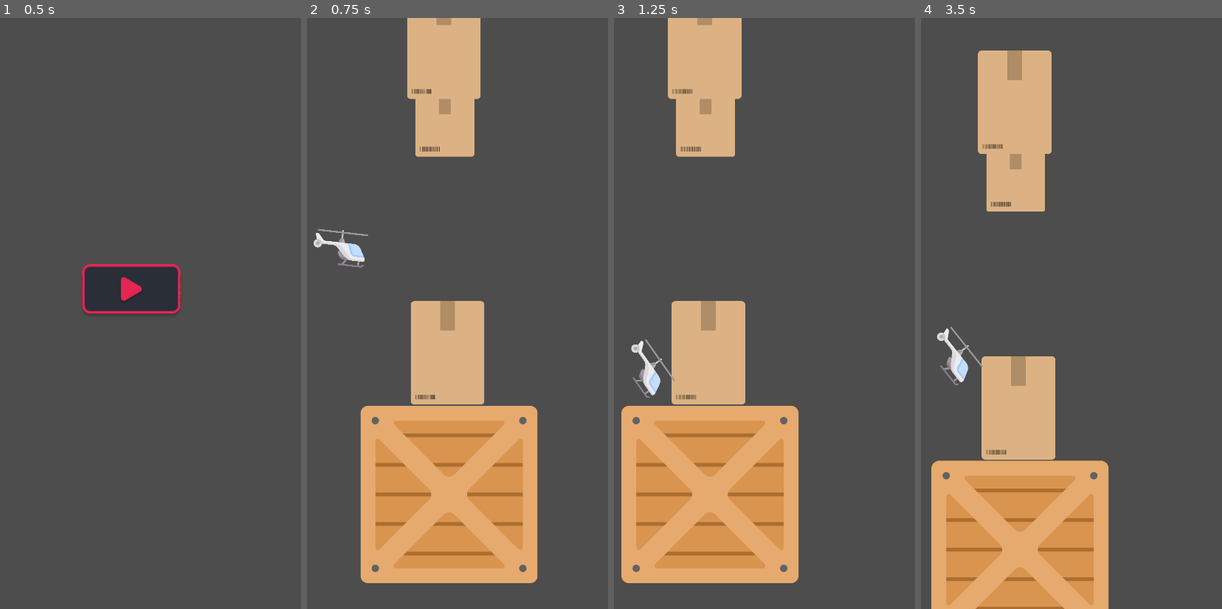
Above: before the commit, frames 1-4 (left to right).
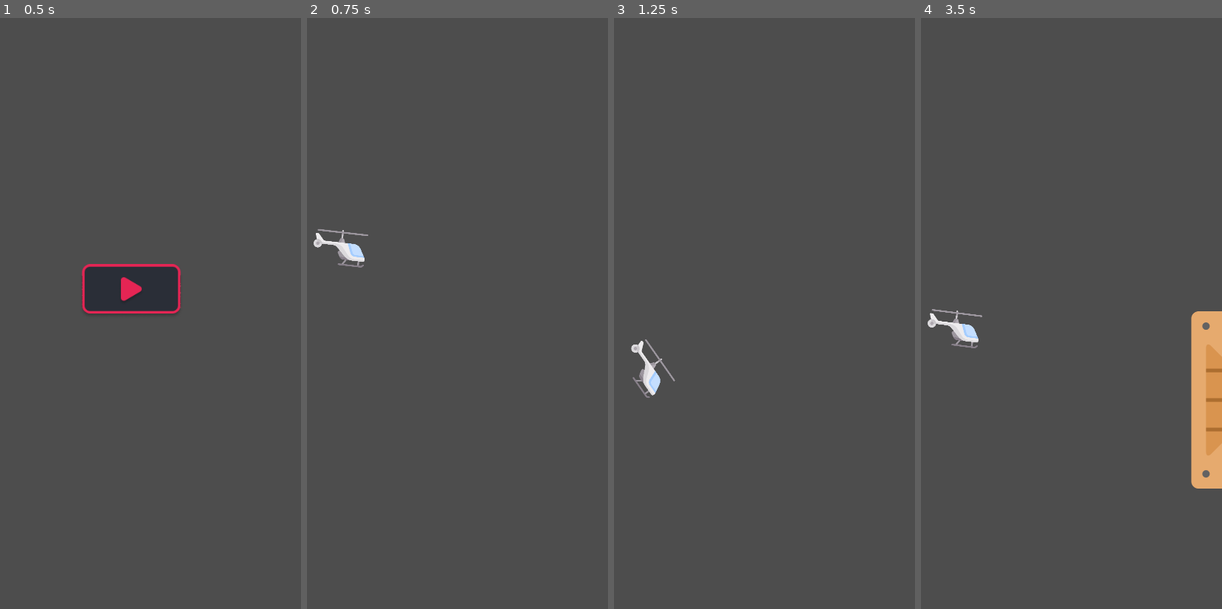
Above: after the commit, the same moments.

Repository: divy-sh/flying-copter
Game: Godot game, scene res://scenes/main_menu.tscn
Two runs of this game, one before a commit and one after it. Both use one fixed random seed, a clock stepped at 60 frames per second and the inputs below.
Inputs (mouse positions are in pixels of both pictures, inside the frame that each line leads up to):
- Up to frame 1 (0.5 s): no input
- Up to frame 2 (0.75 s): click (439, 289) at 0.5 s
- Up to frame 3 (1.25 s): no input
- Up to frame 4 (3.5 s): click (1101, 354) at 2 s; click (1101, 354) at 2.77 s

Frame 1 is identical in both runs. In frame 2, 27% of the frame differs, in the area x 17-77%, y 0-96%; in frame 3, 27%; in frame 4, 29%, in the area x 2-100%, y 5-100%.

Commit message:
fix obstacle spawn to delay on first spawn

Diff:
--- a/assets/copter/copter.gd
+++ b/assets/copter/copter.gd
@@ -20,6 +20,7 @@
 		self.linear_velocity = Vector2(0, -1000)
 
 func _integrate_forces(state):
+	pass
 	for i in range(state.get_contact_count()):
 		var contact_collider = state.get_contact_collider_object(i)
 		if contact_collider:
--- a/assets/level/level.gd
+++ b/assets/level/level.gd
@@ -20,9 +20,9 @@
 
 func spawn_obstacles():
 	first = obstacles[randi() % OBSTACLE_COUNT].instantiate()
-	first.position = Vector2(0, obstacle_sway())
+	first.position = Vector2(SPAWN_OFFSET, obstacle_sway())
 	second = obstacles[randi() % OBSTACLE_COUNT].instantiate()
-	second.position = Vector2(SPAWN_OFFSET, obstacle_sway())
+	second.position = Vector2(SPAWN_OFFSET * 2, obstacle_sway())
 	add_child(first)
 	add_child(second)
 
--- a/assets/level/trainyard/obstacles/obs_1.tscn
+++ b/assets/level/trainyard/obstacles/obs_1.tscn
@@ -8,10 +8,10 @@
 position = Vector2(-256, -788)
 
 [node name="Barrel2" parent="Barrel" instance=ExtResource("1_2hvkl")]
-position = Vector2(0, -478)
+position = Vector2(0, -504)
 
 [node name="Barrel2" parent="." instance=ExtResource("1_2hvkl")]
-position = Vector2(-244, 625)
+position = Vector2(-252, 633)
 
 [node name="Barrel2" parent="Barrel2" instance=ExtResource("1_2hvkl")]
-position = Vector2(0, -484)
+position = Vector2(0, -502)
